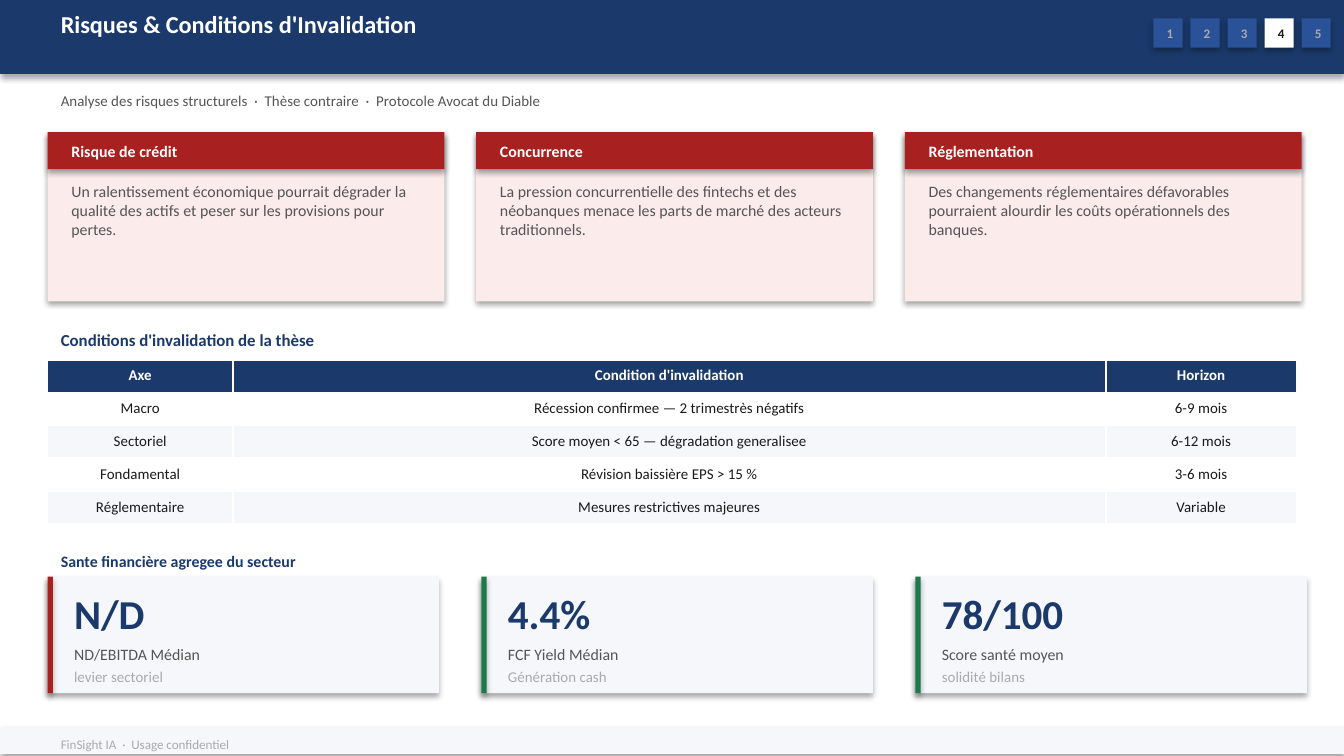
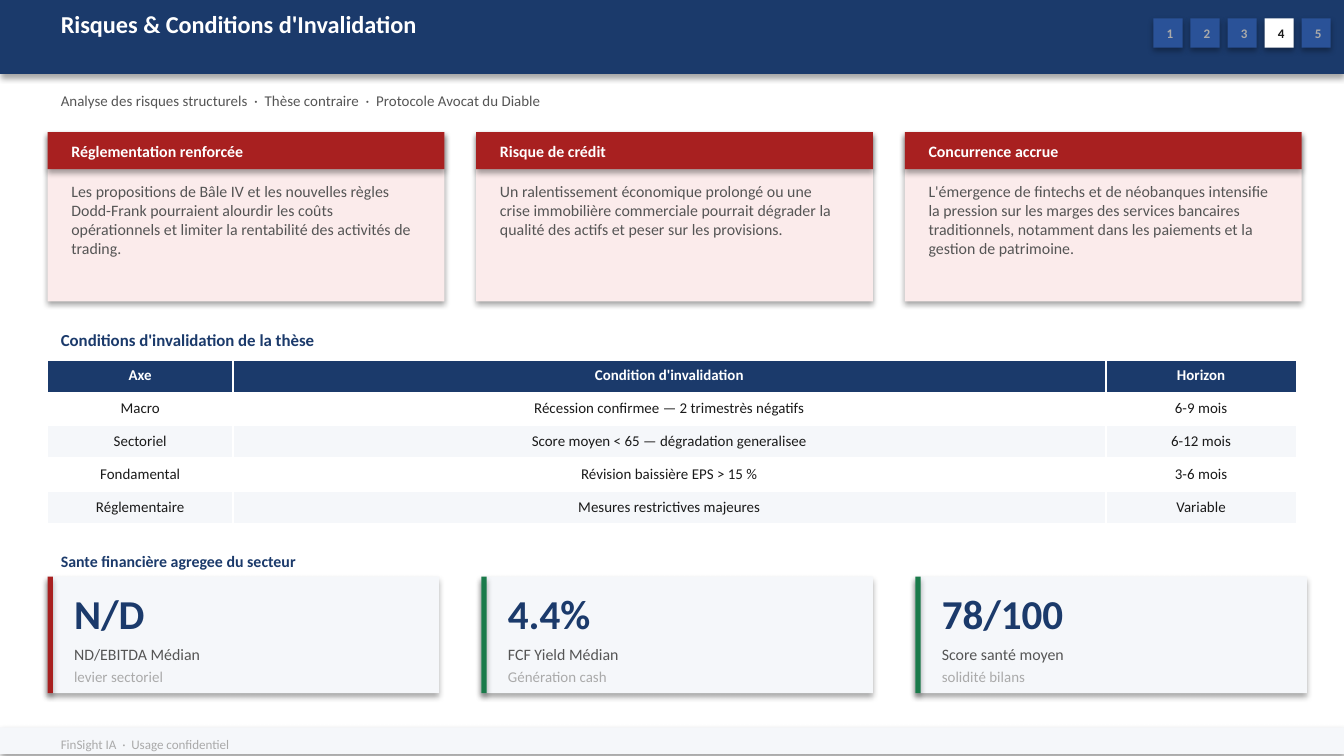
Before and after one commit to baptistejeh07-art/finsight-ia, a slide deck: slide 18 of preview/secteur_Financial_Services_S&P_500/secteur_Financial_Services_S&P_500.pptx. Drawn at 1344x756 pixels with LibreOffice and Linux fonts; fonts in the diff are those of the drawing. Boxes give left, top, right and bottom in pixels: in the first picture for what was removed or moved away, otherwise in the second. Text is boxed around its words. In the diff, an @@ line names an element or a change of style, - is before the commit and + after.

Commit message:
chore(preview): secteur_Financial_Services_S&P_500 outputs regeneres

```diff
--- a/preview/secteur_Financial_Services_S&P_500/secteur_Financial_Services_S&P_500.pptx
+++ b/preview/secteur_Financial_Services_S&P_500/secteur_Financial_Services_S&P_500.pptx
@@ text at [71, 146, 243, 160]: text changed @@
-Risque de crédit
+Réglementation renforcée
@@ text at [500, 146, 606, 160]: text changed @@
-Concurrence
+Risque de crédit
@@ text at [929, 146, 1058, 157]: text changed @@
-Réglementation
+Concurrence accrue
@@ text at [71, 186, 410, 257]: text changed @@
-Un ralentissement économique pourrait dégrader la qualité des actifs et peser sur les provisions pour pertes.
+Les propositions de Bâle IV et les nouvelles règles Dodd-Frank pourraient alourdir les coûts opérationnels et limiter la rentabilité des activités de trading.
@@ text at [500, 186, 831, 238]: text changed @@
-La pression concurrentielle des fintechs et des néobanques menace les parts de marché des acteurs traditionnels.
+Un ralentissement économique prolongé ou une crise immobilière commerciale pourrait dégrader la qualité des actifs et peser sur les provisions.
@@ text at [929, 186, 1268, 257]: text changed @@
-Des changements réglementaires défavorables pourraient alourdir les coûts opérationnels des banques.
+L'émergence de fintechs et de néobanques intensifie la pression sur les marges des services bancaires traditionnels, notamment dans les paiements et la gestion de patrimoine.
```
Also in this commit, not shown: 5 other slides changed, 2 other files.
